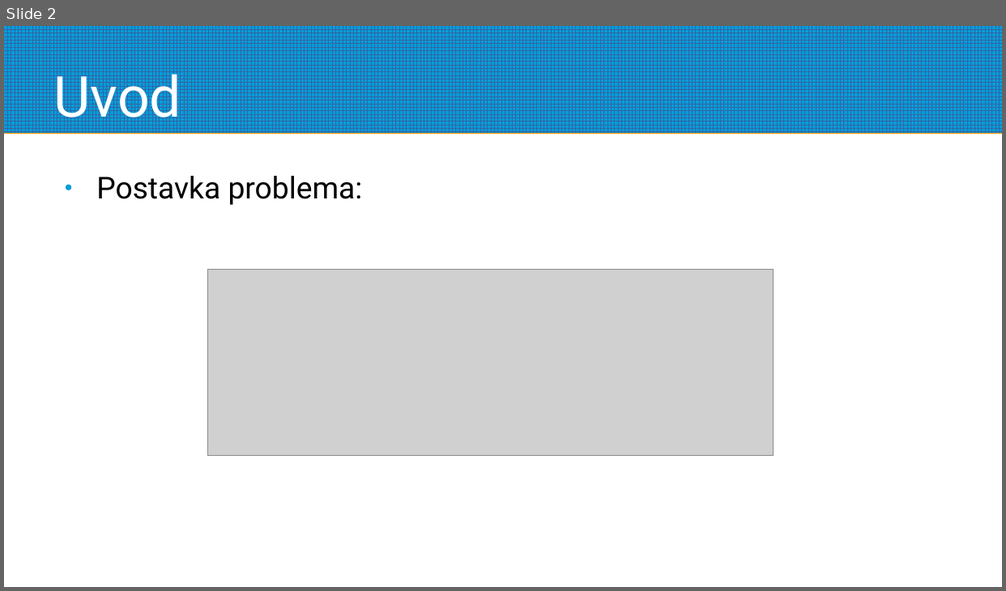
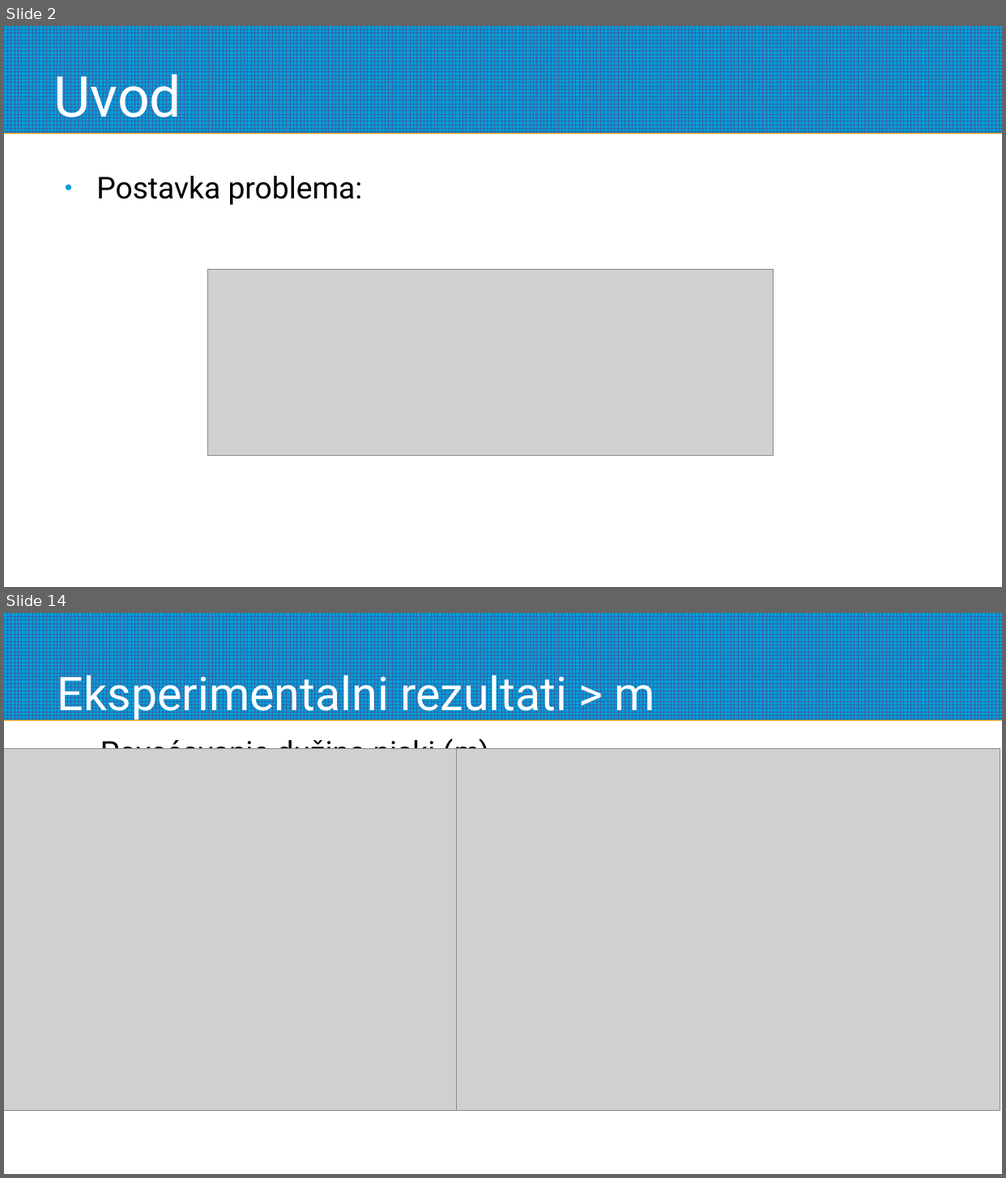
Before and after one commit to aleksakojadinovic/RI-nearest-string, a slide deck: docs/csp.odp. Shown one above the other, each under a label of ours: slide 2 before the commit, slides 2 and 14 after it; the slides between them are not shown. The pictures are 1006x591 and 1006x1178 pixels, drawn with LibreOffice and Linux fonts; fonts in the diff are those of the drawing; grey boxes stand for pictures. Boxes give left, top, right and bottom in pixels: in the first picture for what was removed or moved away, otherwise in the second. Text is boxed around its words. In the diff, an @@ line names an element or a change of style, - is before the commit and + after.

```diff
--- a/docs/csp.odp
+++ b/docs/csp.odp
@@ slide 14 added at (4, 613, 1002, 1174), background #FFFFFF; not listed: 1 template element that a slide beside it also shows @@
@@ title added at (57, 667, 655, 722), 37 pt, text #FFFFFF @@
+Eksperimentalni rezultati > m
@@ picture added at (4, 749, 525, 1111) @@
@@ text added at (100, 735, 490, 770), 24 pt, text #000000 @@
+● Povećavanje dužina niski (m)
@@ picture added at (457, 749, 1000, 1111) @@
```
Also in this commit, not shown: 13 other slides added, 2 slides removed, 12 other files.
